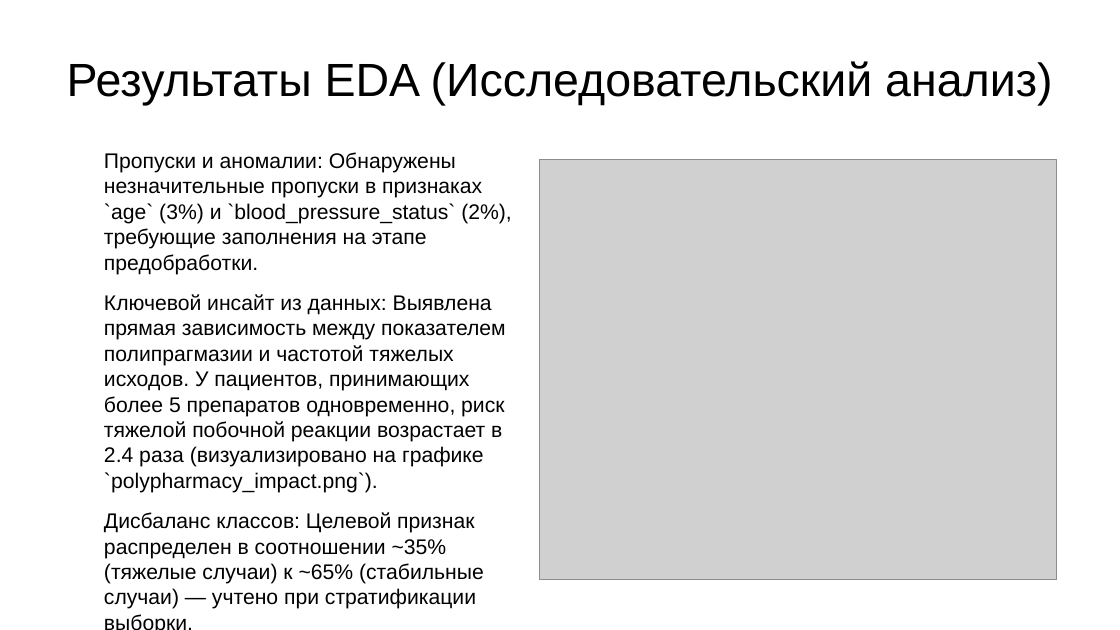
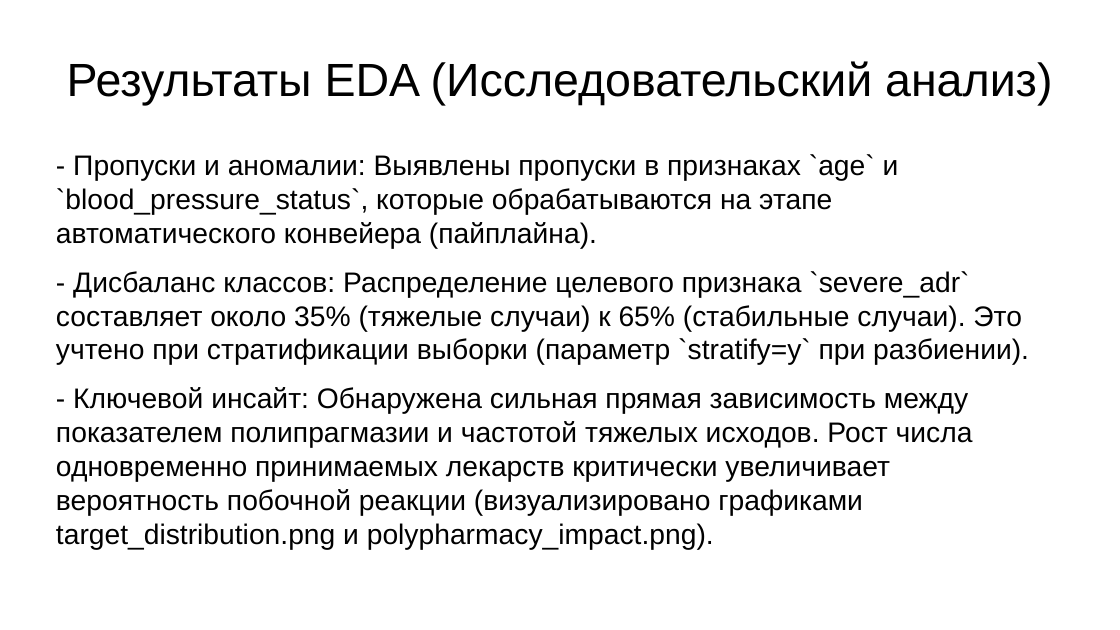
Before and after one commit to HakLuck/my-first-project, a slide deck: slide 5 of Презентация к проекту по DS.pptx. Drawn at 1120x630 pixels with LibreOffice and Linux fonts; fonts in the diff are those of the drawing; grey boxes stand for pictures; background and template pictures are left out. Boxes give left, top, right and bottom in pixels: in the first picture for what was removed or moved away, otherwise in the second. Text is boxed around its words. In the diff, an @@ line names an element or a change of style, - is before the commit and + after.

```diff
--- a/Презентация к проекту по DS.pptx
+++ b/Презентация к проекту по DS.pptx
@@ text at [56,154,1029,550]: text changed; size 15 to 20 pt @@
-Пропуски и аномалии: Обнаружены незначительные пропуски в признаках `age` (3%) и `blood_pressure_status` (2%), требующие заполнения на этапе предобработки.
-Ключевой инсайт из данных: Выявлена прямая зависимость между показателем полипрагмазии и частотой тяжелых исходов. У пациентов, принимающих более 5 препаратов одновременно, риск тяжелой побочной реакции возрастает в 2.4 раза (визуализировано на графике `polypharmacy_impact.png`).
-Дисбаланс классов: Целевой признак распределен в соотношении ~35% (тяжелые случаи) к ~65% (стабильные случаи) — учтено при стратификации выборки.
+- Пропуски и аномалии: Выявлены пропуски в признаках `age` и `blood_pressure_status`, которые обрабатываются на этапе автоматического конвейера (пайплайна).
+- Дисбаланс классов: Распределение целевого признака `severe_adr` составляет около 35% (тяжелые случаи) к 65% (стабильные случаи). Это учтено при стратификации выборки (параметр `stratify=y` при разбиении).
+- Ключевой инсайт: Обнаружена сильная прямая зависимость между показателем полипрагмазии и частотой тяжелых исходов. Рост числа одновременно принимаемых лекарств критически увеличивает вероятность побочной реакции (визуализировано графиками target_distribution.png и polypharmacy_impact.png).
@@ picture removed at [540,160,1057,579] @@
```
Also in this commit, not shown: 8 other slides changed, 5 slides added, 4 slides removed, 1 other file.
